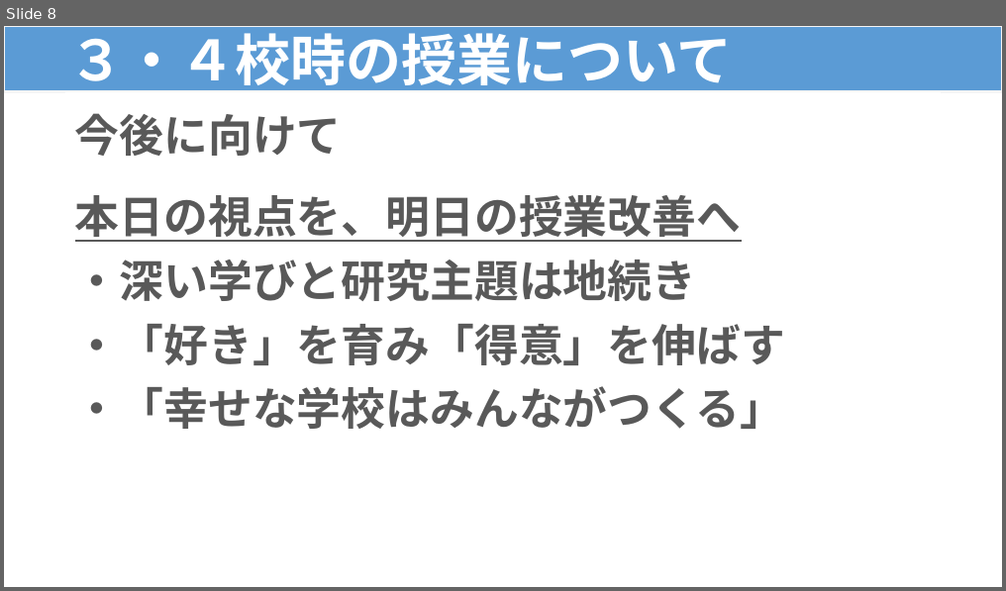
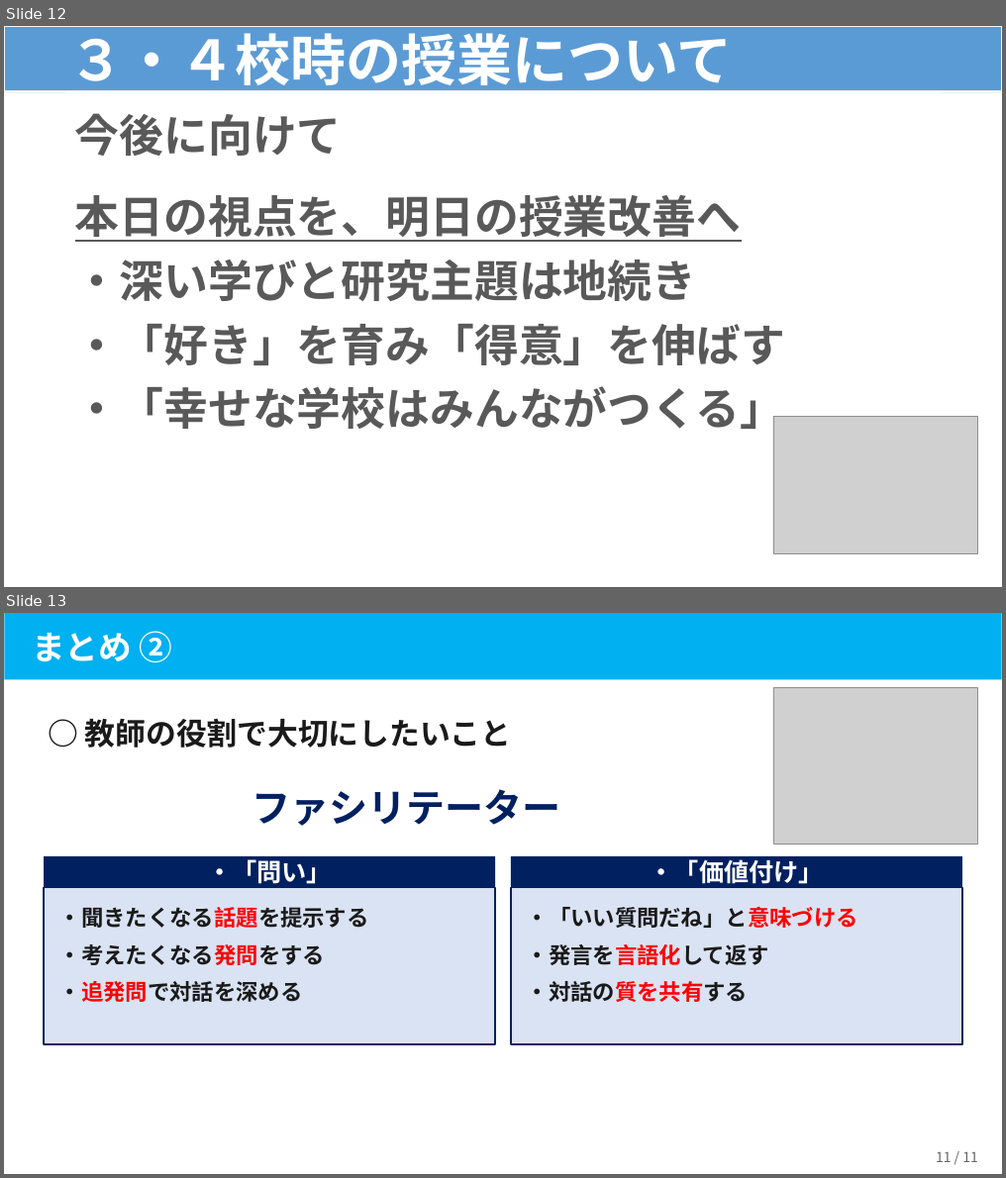
Before and after one commit to contynet730-star/con30, a slide deck: output/★指導課訪問★３・４校時指導助言資料（例）.pptx. Shown one above the other, each under a label of ours: slide 8 before the commit, slides 12 and 13 after it. The pictures are 1006x591 and 1006x1178 pixels, drawn with LibreOffice and Linux fonts; fonts in the diff are those of the drawing; grey boxes stand for pictures. Boxes give left, top, right and bottom in pixels: in the first picture for what was removed or moved away, otherwise in the second. Text is boxed around its words. In the diff, an @@ line names an element or a change of style, - is before the commit and + after.

```diff
--- a/output/★指導課訪問★３・４校時指導助言資料（例）.pptx
+++ b/output/★指導課訪問★３・４校時指導助言資料（例）.pptx
@@ slide 13 added at [4, 613, 1002, 1174], background #FFFFFF @@
@@ rectangle added at [4, 613, 1001, 680], fill #00B0F0 @@
@@ text added at [32, 631, 173, 663], 24 pt, text #FFFFFF, bold @@
+まとめ ②
@@ picture added at [773, 688, 978, 845] @@
@@ text added at [85, 719, 511, 748], 22 pt, text #1A1A1A, bold @@
+○ 教師の役割で大切にしたいこと
@@ text added at [252, 789, 561, 826], 28 pt, text #002060, bold @@
+ファシリテーター
@@ rectangle added at [44, 857, 495, 887], fill #002060 @@
@@ text added at [207, 860, 332, 884], 18 pt, text #FFFFFF, bold @@
+・「問い」
@@ rectangle added at [511, 857, 962, 887], fill #002060 @@
@@ text added at [649, 860, 824, 884], 18 pt, text #FFFFFF, bold @@
+・「価値付け」
@@ rectangle added at [44, 887, 495, 1044], fill #DAE3F3, outline #002060 1 pt @@
@@ text added at [59, 907, 369, 1002], 16 pt, text #1A1A1A, bold @@
+・聞きたくなる話題を提示する
+・考えたくなる発問をする
+・追発問で対話を深める
@@ rectangle added at [511, 887, 962, 1044], fill #DAE3F3, outline #002060 1 pt @@
@@ text added at [527, 906, 858, 1002], 16 pt, text #1A1A1A, bold @@
+・「いい質問だね」と意味づける
+・発言を言語化して返す
+・対話の質を共有する
@@ text added at [936, 1152, 978, 1162], 10 pt, text #666666 @@
+11 / 11
@@ what was slide 8 is now slide 12 @@
@@ slide 12 changed as well @@
@@ picture added at [773, 417, 978, 555] @@
```
Also in this commit, not shown: 7 other slides changed, 6 other slides added.
